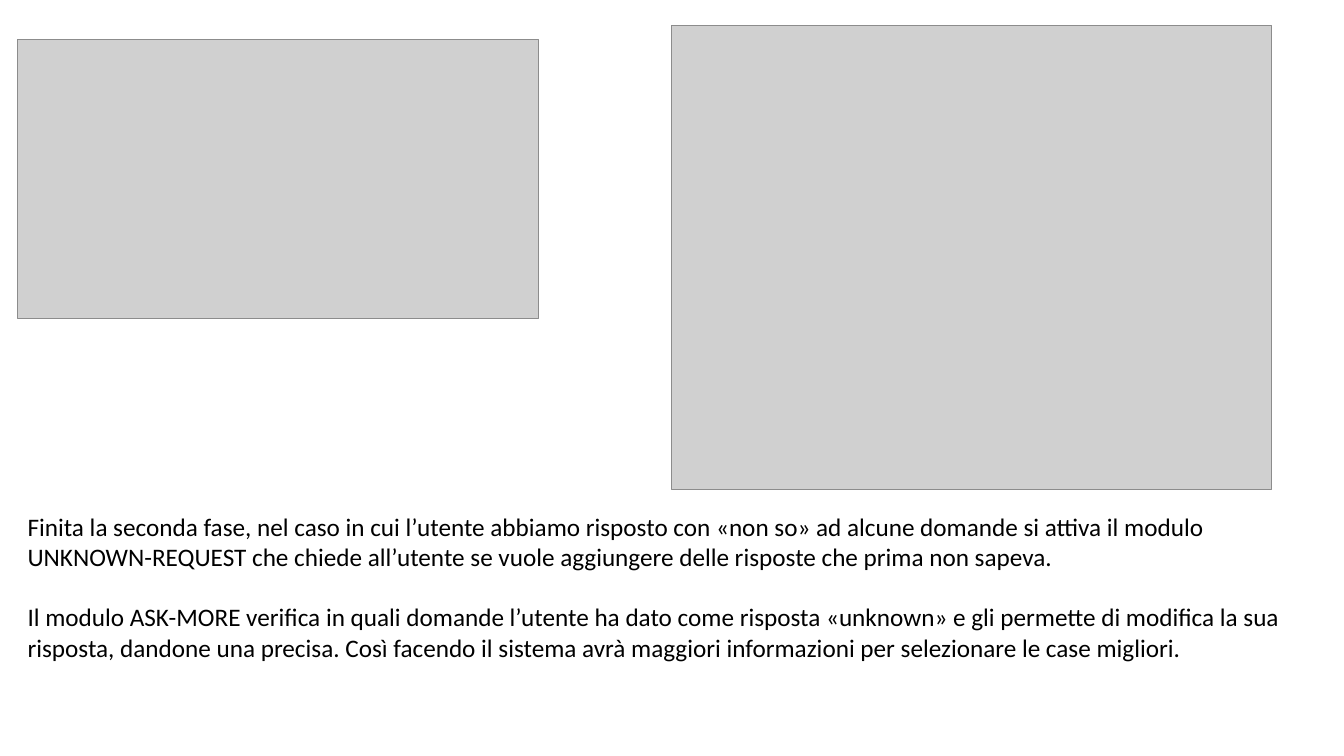
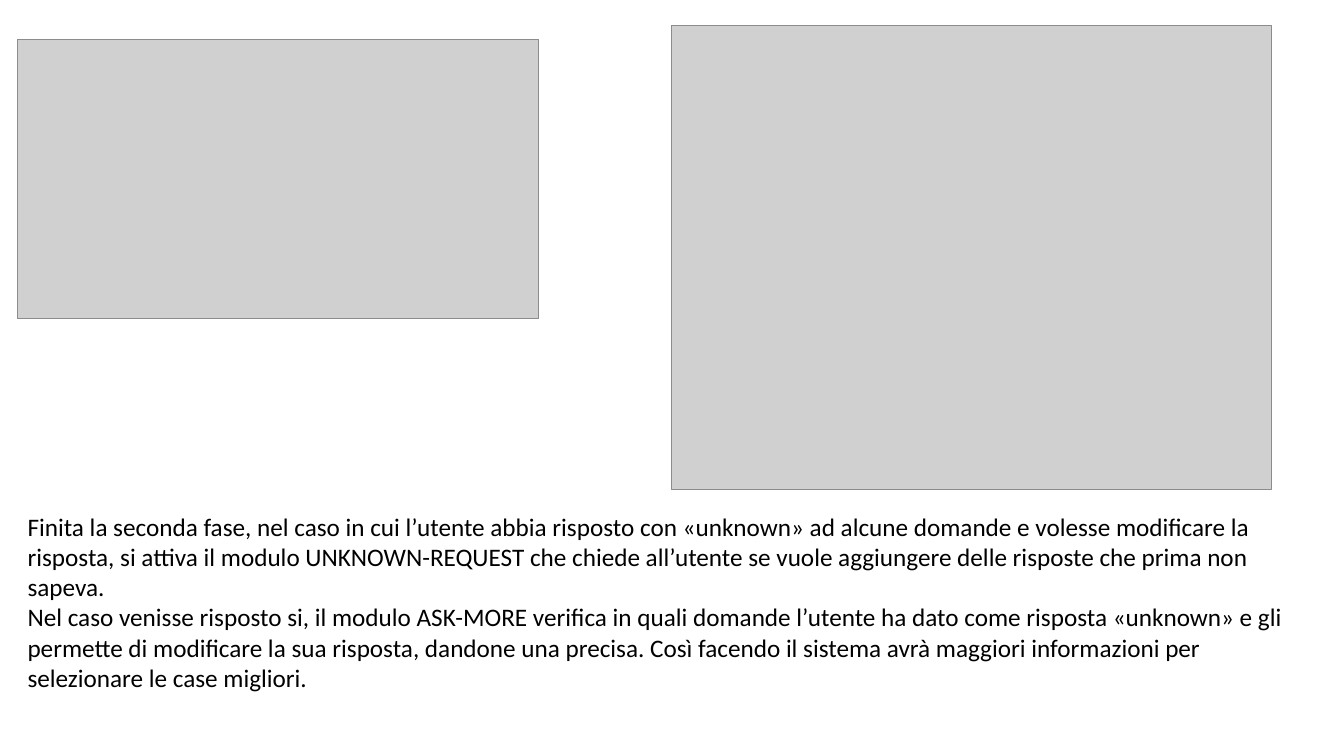
Before and after one commit to giargiapower/prolog-clingo-clips-soar, a slide deck: slide 10 of Presentazioni/Presentazione_Clips.pptx. Drawn at 1344x756 pixels with LibreOffice and Linux fonts; fonts in the diff are those of the drawing; grey boxes stand for pictures. Boxes give left, top, right and bottom in pixels: in the first picture for what was removed or moved away, otherwise in the second. Text is boxed around its words. In the diff, an @@ line names an element or a change of style, - is before the commit and + after.

```diff
--- a/Presentazioni/Presentazione_Clips.pptx
+++ b/Presentazioni/Presentazione_Clips.pptx
@@ text at box(28, 518, 1281, 692): text changed @@
-Finita la seconda fase, nel caso in cui l’utente abbiamo risposto con «non so» ad alcune domande si attiva il modulo UNKNOWN-REQUEST che chiede all’utente se vuole aggiungere delle risposte che prima non sapeva.
-Il modulo ASK-MORE verifica in quali domande l’utente ha dato come risposta «unknown» e gli permette di modifica la sua risposta, dandone una precisa. Così facendo il sistema avrà maggiori informazioni per selezionare le case migliori.
+Finita la seconda fase, nel caso in cui l’utente abbia risposto con «unknown» ad alcune domande e volesse modificare la risposta, si attiva il modulo UNKNOWN-REQUEST che chiede all’utente se vuole aggiungere delle risposte che prima non sapeva.
+Nel caso venisse risposto si, il modulo ASK-MORE verifica in quali domande l’utente ha dato come risposta «unknown» e gli permette di modificare la sua risposta, dandone una precisa. Così facendo il sistema avrà maggiori informazioni per selezionare le case migliori.
```
Also in this commit, not shown: 2 other slides changed.
